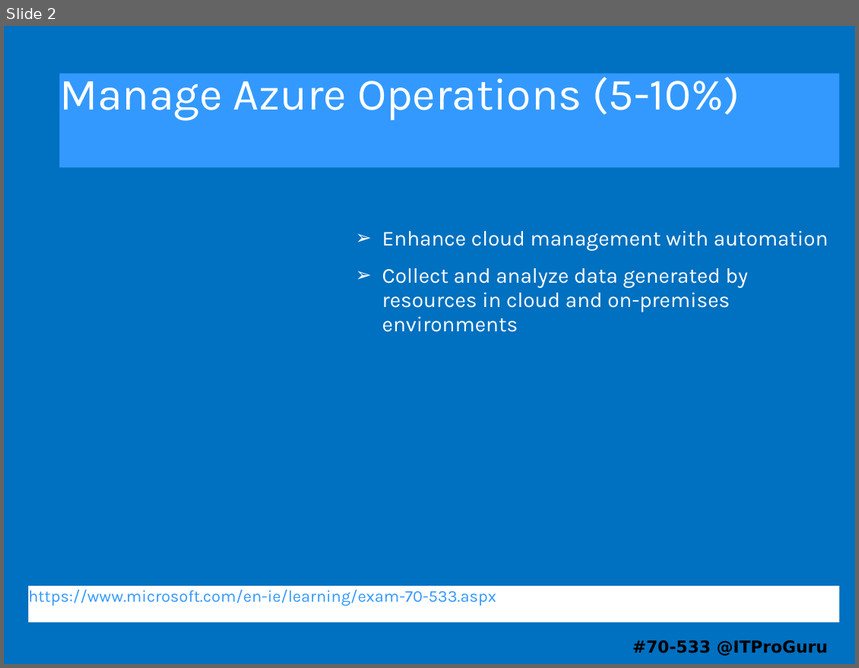
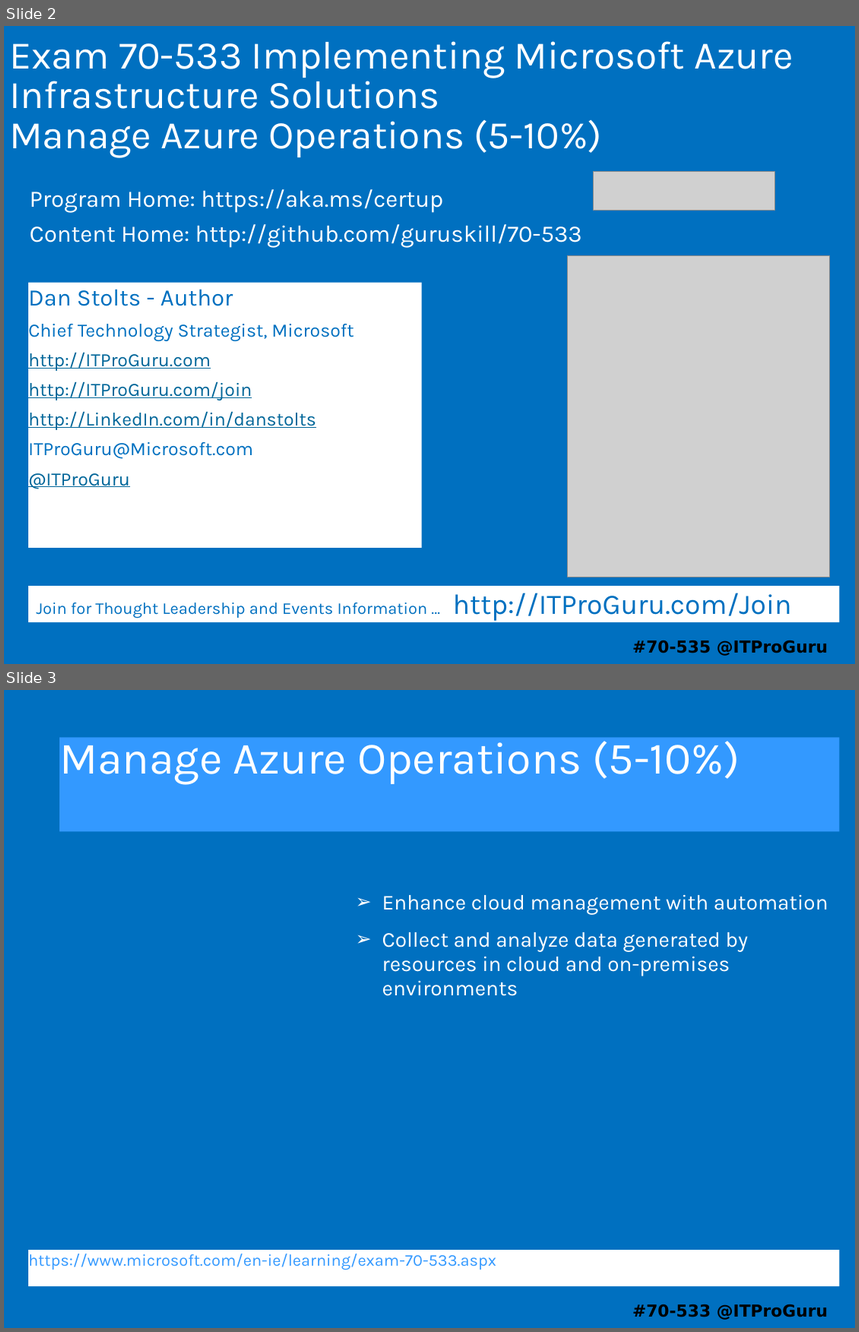
Before and after one commit to guruskill/70-533, a slide deck: Presentations/2018-06-11-Reston/70-533-07-Operations.pptx. Shown one above the other, each under a label of ours: slide 2 before the commit, slides 2 and 3 after it. The pictures are 859x668 and 859x1332 pixels, drawn with LibreOffice and Linux fonts; fonts in the diff are those of the drawing; grey boxes stand for pictures. Boxes give left, top, right and bottom in pixels: in the first picture for what was removed or moved away, otherwise in the second. Text is boxed around its words. In the diff, an @@ line names an element or a change of style, - is before the commit and + after.

```diff
--- a/Presentations/2018-06-11-Reston/70-533-07-Operations.pptx
+++ b/Presentations/2018-06-11-Reston/70-533-07-Operations.pptx
@@ slide 2 added at [4, 26, 855, 664], background #0070C0 @@
@@ title added at [9, 41, 794, 157], 33.1 pt, text #FFFFFF @@
+Exam 70-533 Implementing Microsoft Azure Infrastructure Solutions
+Manage Azure Operations (5-10%)
@@ picture added at [593, 172, 775, 211] @@
@@ text added at [30, 189, 582, 248], 20 pt, text #FFFFFF @@
+Program Home: https://aka.ms/certup
+Content Home: http://github.com/guruskill/70-533
@@ picture added at [567, 256, 829, 578] @@
@@ text added at [28, 282, 422, 548], fill #FFFFFF, 16 pt, text #006699, underline @@
+Dan Stolts - Author
+Chief Technology Strategist, Microsoft
+http://ITProGuru.com
+http://ITProGuru.com/join
+http://LinkedIn.com/in/danstolts
+ITProGuru@Microsoft.com
+@ITProGuru
@@ text added at [28, 586, 840, 623], fill #FFFFFF, 14 pt, text #0070C0 @@
+Join for Thought Leadership and Events Information … http://ITProGuru.com/Join
@@ text added at [633, 641, 828, 656], 14 pt, text #000000, bold @@
+#70-535 @ITProGuru
@@ what was slide 2 is now slide 3 @@
```
Also in this commit, not shown: 2 slides changed, 3 other slides added, 11 other files.
